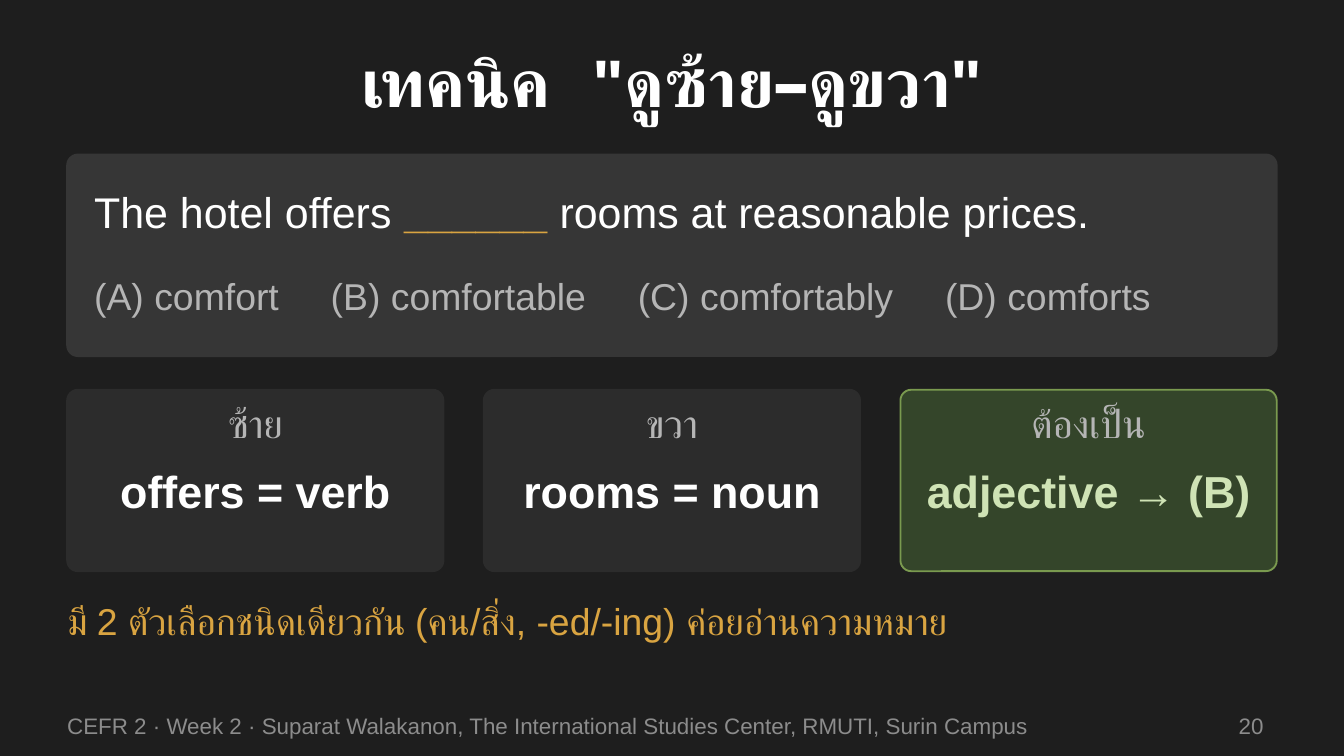
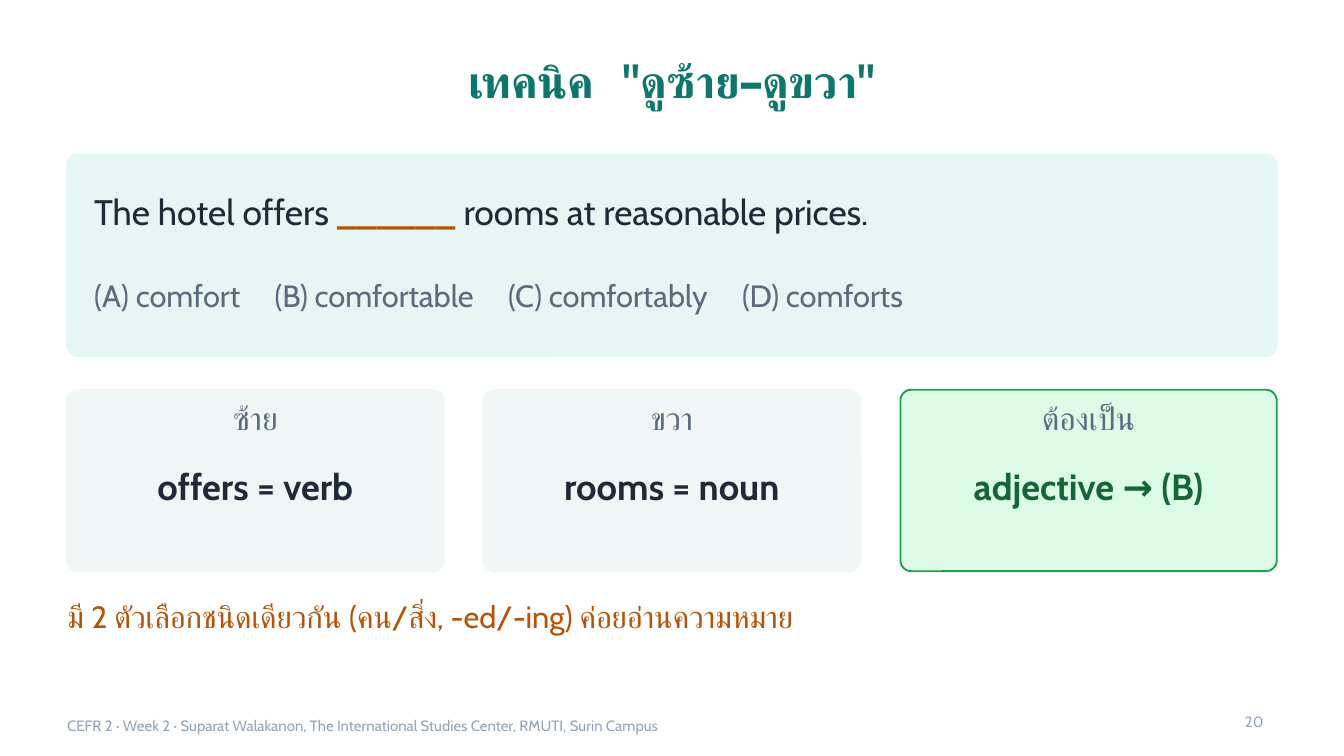
Before and after one commit to surin-english-hub/cefr2, a slide deck: slide 20 of docs/week-02/Week02_Part1_Photographs_Part5_WordForm.pptx. Drawn at 1344x756 pixels with LibreOffice and Linux fonts; fonts in the diff are those of the drawing. Boxes give left, top, right and bottom in pixels: in the first picture for what was removed or moved away, otherwise in the second. Text is boxed around its words. In the diff, an @@ line names an element or a change of style, - is before the commit and + after.

```diff
--- a/docs/week-02/Week02_Part1_Photographs_Part5_WordForm.pptx
+++ b/docs/week-02/Week02_Part1_Photographs_Part5_WordForm.pptx
@@ background #1E1E1E to #FFFFFF @@
@@ title "💡 เทคนิค "ดูซ้าย–ดูขวา"" at (469,63,875,111): size 36 to 24 pt, font Arial to Cabin, text colour #FFFFFF to #0F766E @@
@@ rounded rectangle at (67,155,1277,356): fill #363636 to #E6F6F4; outline #363636 1 pt to #E6F6F4 1 pt @@
@@ text "The hotel offers ______ rooms ..." at (94,198,868,234): size 23 to 19 pt, font Arial to Cabin; text colour #FFFFFF to #1F2937 in "The hotel offers rooms at reasonable prices."; text colour #D9A441 to #B45309 in "______" @@
@@ text "(A) comfort (B) comfortable (C) ..." at (94,284,903,314): size 20 to 16.5 pt, font Arial to Cabin, text colour #B5B5B5 to #5B6B7C @@
@@ rounded rectangle at (67,390,444,571): fill #2C2C2C to #F0F7F6; outline #2C2C2C 1 pt to #F0F7F6 1 pt @@
@@ rounded rectangle at (484,390,860,571): fill #2C2C2C to #F0F7F6; outline #2C2C2C 1 pt to #F0F7F6 1 pt @@
@@ size 21 to 17 pt, font Arial to Cabin, text colour #B5B5B5 to #5B6B7C in 3 elements at (233,405,278,430), (651,413,693,430), (1042,405,1135,430) @@
@@ rounded rectangle at (900,390,1277,571): fill #34452A to #DCFCE7; outline #7A9A4F 1 pt to #16A34A 1 pt @@
@@ text "offers = verb" at (157,472,353,501): size 24 to 19.5 pt, font Arial to Cabin, text colour #FFFFFF to #1F2937 @@
@@ text "rooms = noun" at (564,481,780,501): size 24 to 19.5 pt, font Arial to Cabin, text colour #FFFFFF to #1F2937 @@
@@ text "adjective → (B)" at (974,472,1203,508): size 24 to 19.5 pt, font Arial to Cabin, text colour #CFE3B5 to #166534 @@
@@ text "มี 2 ตัวเลือกชนิดเดียวกัน (คน/สิ่ง, -ed/-ing) ..." at (67,602,793,635): size 20 to 16.5 pt, font Arial to Cabin, text colour #D9A441 to #B45309 @@
@@ text "CEFR 2 · Week 2 ..." at (67,720,658,735): size 12 to 8 pt, font Arial to Cabin, text colour #8C8C8C to #94A3B8 @@
@@ page number at (1245,716,1263,727): size 12 to 8 pt, font Arial to Cabin, text colour #8C8C8C to #94A3B8 @@
```
Also in this commit, not shown: 24 other slides changed, 2 other files.
